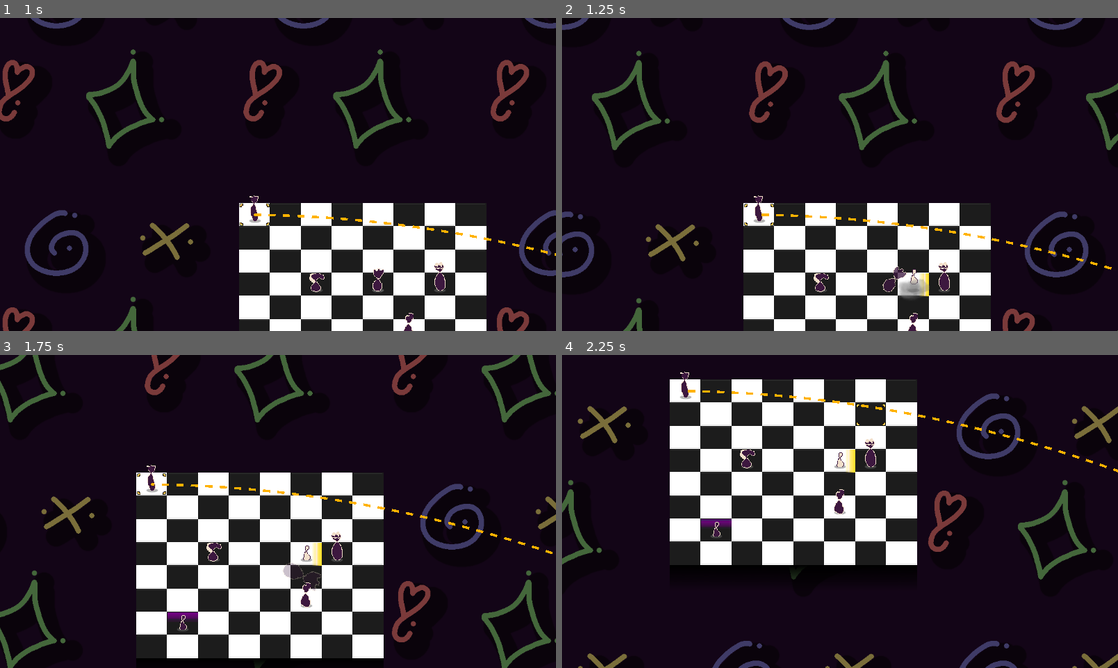
Above: before the commit, frames 1-4 (two rows, left to right).
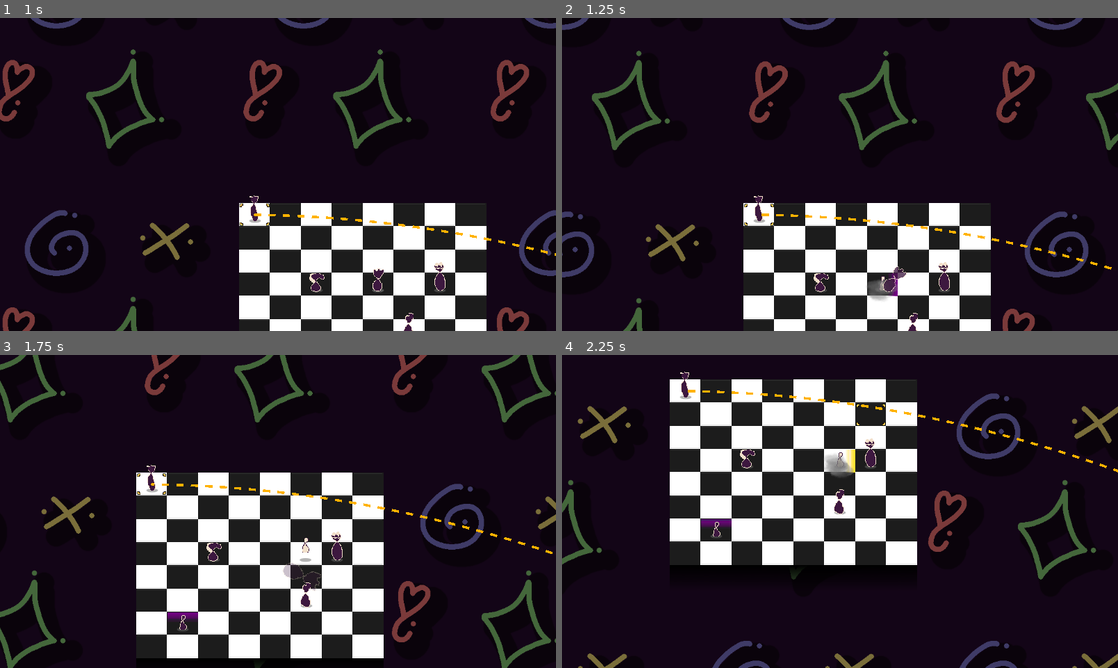
Above: after the commit, the same moments.

Repository: IAmNotIsaac/gwj-73
Game: Godot game, scene res://scenes/world.tscn
The game is run twice, just before and just after one commit, with the same random seed, the same clock (stepped at 60 frames per second) and the same inputs.
Inputs (mouse positions are in pixels of both pictures, inside the frame that each line leads up to):
- Up to frame 1 (1 s): tap Enter (ui_accept) at 0.5, 0.77 s; move the mouse to (311, 205) at 0.52 s; hold D (move_right) from 0.53 s (still down); click (311, 205) at 0.67 s
- Up to frame 2 (1.25 s): keep holding D (move_right)
- Up to frame 3 (1.75 s): move the mouse to (166, 527) at 1.27 s; release D (move_right) at 1.28 s; hold S (move_down) from 1.28 s (still down); tap Enter (ui_accept) at 1.52 s
- Up to frame 4 (2.25 s): move the mouse to (895, 442) at 2.02 s; release S (move_down) at 2.03 s; hold D (move_right) from 2.03 s (still down)

Frame 1 is identical in both runs. In frame 2, 0.6% of the frame differs, in the area x 54-67%, y 80-91%; in frame 3, 0.2%; in frame 4, 0.3%.

Commit message:
increase comprehension times

Diff:
--- a/scenes/instantiables/player_controller.gd
+++ b/scenes/instantiables/player_controller.gd
@@ -11,7 +11,7 @@
 const _ICON_POSSESS := preload("res://assets/textures/icon_possess.svg")
 const _ZOOM_DEFAULT := 1.0
 const _ZOOM_SELECTED := 1.1
-const _TIME_COMPREHENSION := 0.5
+const _TIME_COMPREHENSION := 1.0
 
 @export var camera: Camera2D
 @export var moves_per_turn := 1
@@ -143,7 +143,6 @@
 
 	var center := (top_left + bot_right) * 0.5
 	_camera_settings(center, minf(minimum_zoom_factor, _ZOOM_SELECTED), false)
-	print(_camera_zoom)
 
 
 func _handle_click_move(
@@ -157,7 +156,11 @@
 		strikeable_interfaces: Array[BoardInterface],
 		icons: Array[Sprite2D],
 ) -> void:
-	if not movable_interfaces.is_empty() and board == movable_interfaces[0].to_board and grid_position == movable_interfaces[0].to_grid_position:
+	var new_selected_piece := board.get_piece(grid_position)
+	if new_selected_piece != null and new_selected_piece != selected_piece and new_selected_piece.team == get_team() and new_selected_piece not in _handled_pieces:
+		_handle_click_root.call_deferred(button_index, grid_position, board)
+
+	elif not movable_interfaces.is_empty() and board == movable_interfaces[0].to_board and grid_position == movable_interfaces[0].to_grid_position:
 		_remaining_moves -= 1
 		selected_piece.move(movable_interfaces[0].to_grid_position, movable_interfaces[0].to_board)
 		_handled_pieces.push_back(selected_piece)
--- a/src/ai_controller.gd
+++ b/src/ai_controller.gd
@@ -2,7 +2,7 @@
 extends Controller
 
 
-const _TIME_COMPREHENSION := 0.5
+const _TIME_COMPREHENSION := 1.0
 
 var _world: World
 
